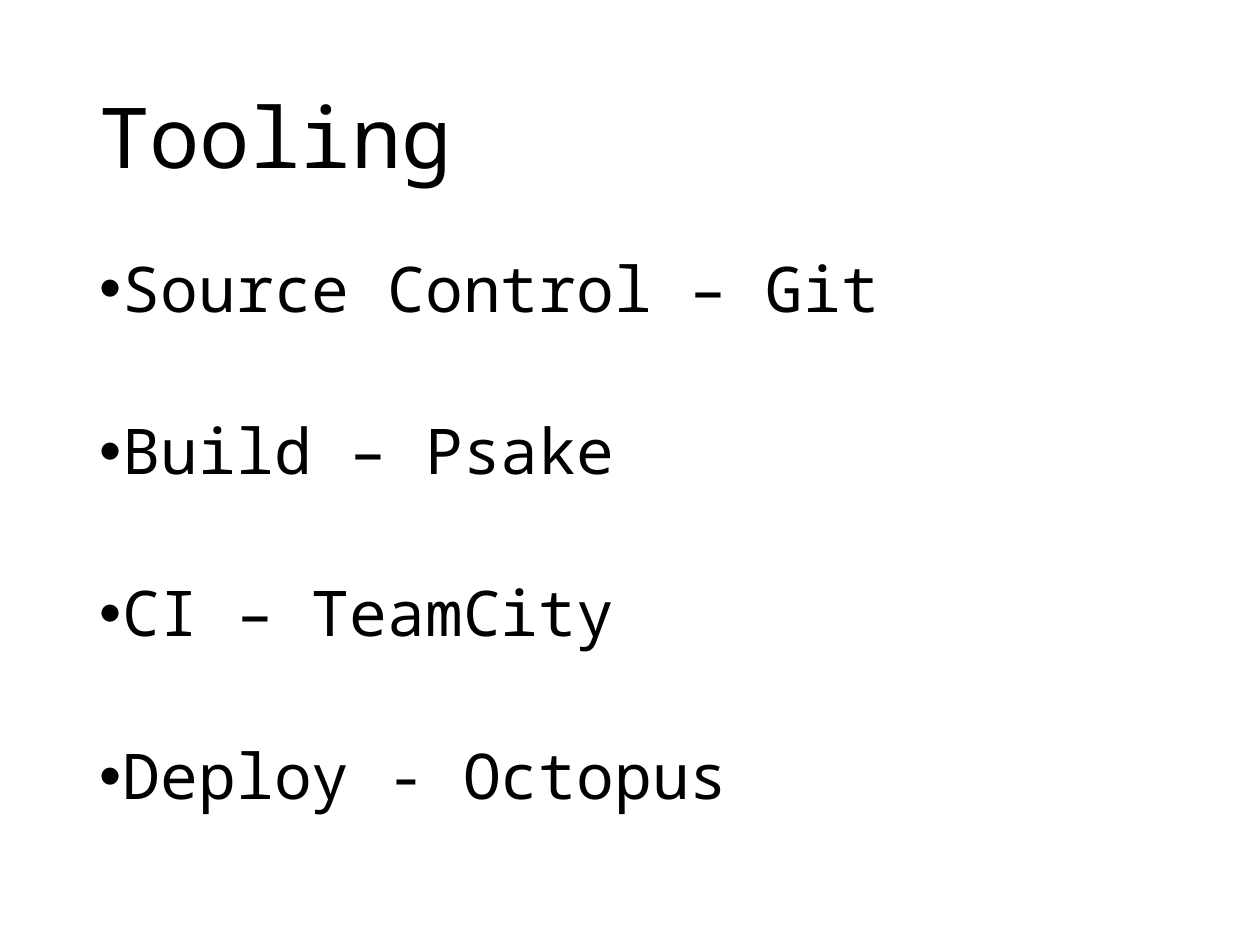
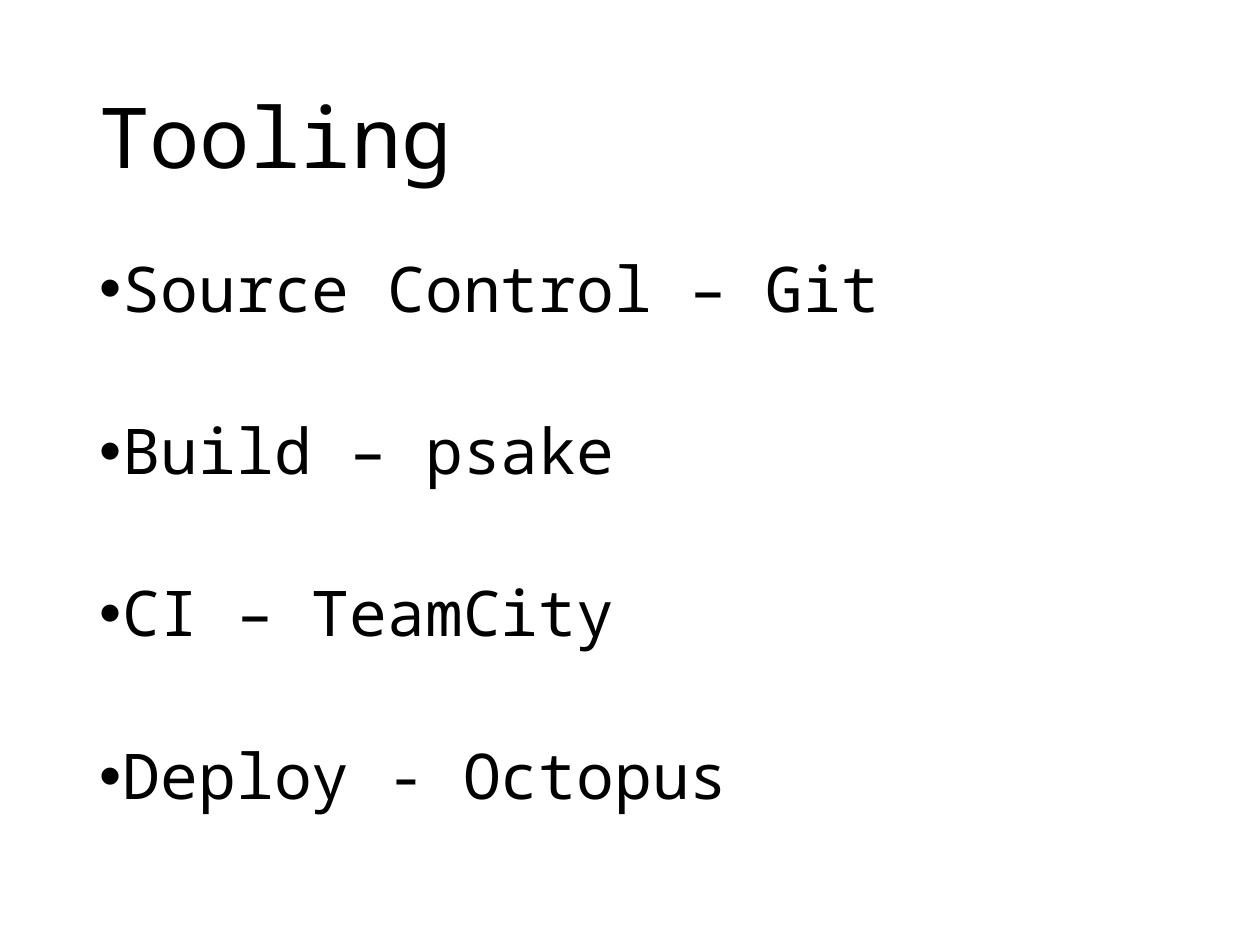
Before and after one commit to jbogard/presentations, a slide deck: slide 3 of ContinuousDeliveryInPractice/Continuous Delivery.pptx. Drawn at 1260x945 pixels with LibreOffice and Linux fonts; fonts in the diff are those of the drawing. Boxes give left, top, right and bottom in pixels: in the first picture for what was removed or moved away, otherwise in the second. Text is boxed around its words. In the diff, an @@ line names an element or a change of style, - is before the commit and + after.

Commit message:
Fixing psake

```diff
--- a/ContinuousDeliveryInPractice/Continuous Delivery.pptx
+++ b/ContinuousDeliveryInPractice/Continuous Delivery.pptx
@@ text at box(123, 426, 614, 489): text changed @@
-• Build – Psake
+• Build – psake
```
